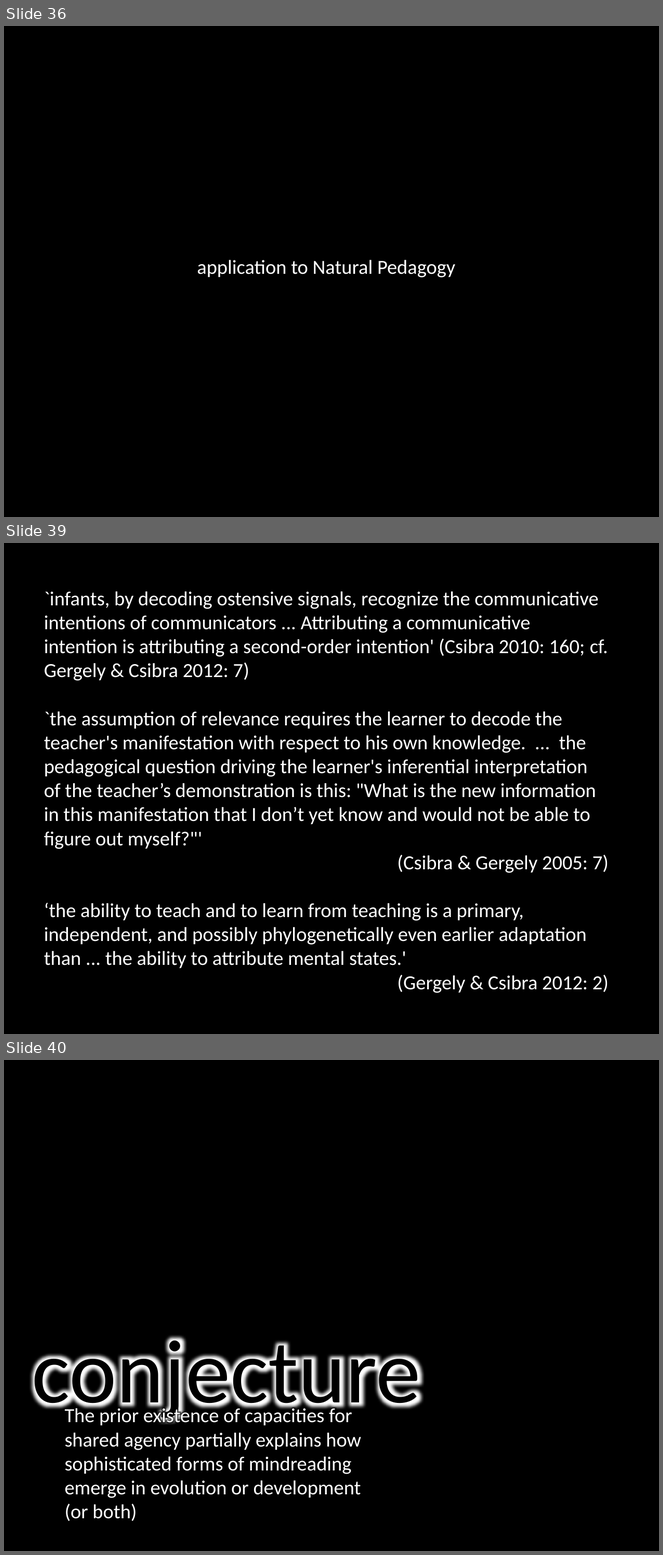
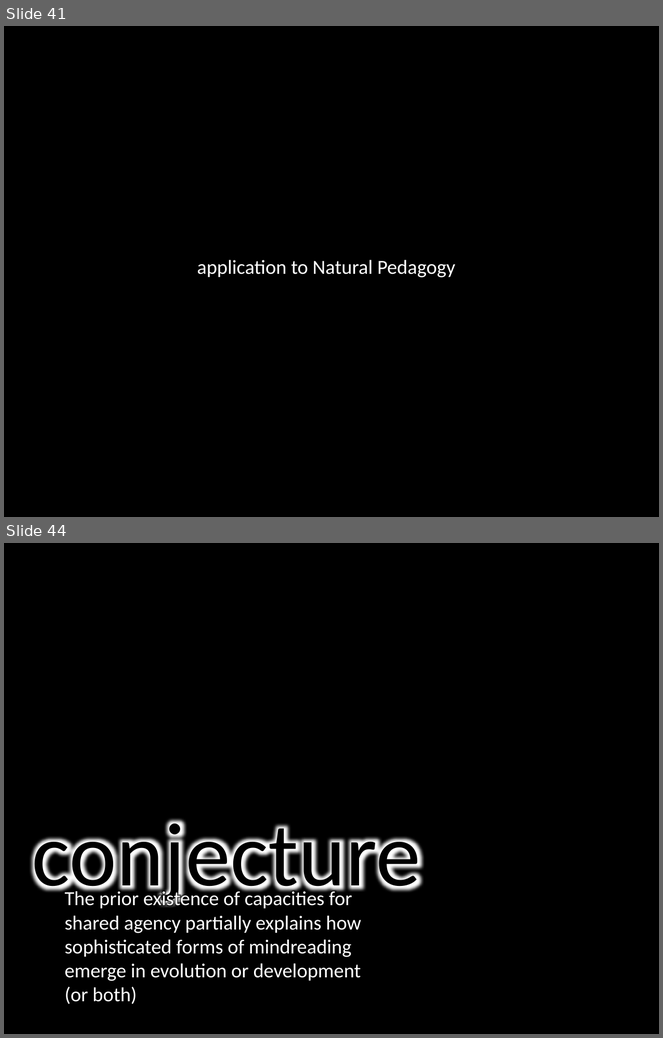
Before and after one commit to butterfill/lecture_mindreading_joint_action_philosophical_tools, a slide deck: lecture09 interacting mindreaders/lecture09 interacting mindreaders.pptx. Shown one above the other, each under a label of ours: slides 36, 39 and 40 before the commit, slides 41 and 44 after it; the slides between them are not shown. The pictures are 663x1555 and 663x1038 pixels, drawn with LibreOffice and Linux fonts; fonts in the diff are those of the drawing. Boxes give left, top, right and bottom in pixels: in the first picture for what was removed or moved away, otherwise in the second. Text is boxed around its words. In the diff, an @@ line names an element or a change of style, - is before the commit and + after.

```diff
--- a/lecture09 interacting mindreaders/lecture09 interacting mindreaders.pptx
+++ b/lecture09 interacting mindreaders/lecture09 interacting mindreaders.pptx
@@ slide 39 removed at [4, 543, 659, 1034], background #000000 @@
@@ text removed at [44, 591, 609, 993] @@
-`infants, by decoding ostensive signals, recognize the communicative intentions of communicators ... Attributing a communicative intention is attributing a second-order intention' (Csibra 2010: 160; cf. Gergely & Csibra 2012: 7)
-`the assumption of relevance requires the learner to decode the teacher's manifestation with respect to his own knowledge. ... the pedagogical question driving the learner's inferential interpretation of the teacher’s demonstration is this: "What is the new information in this manifestation that I don’t yet know and would not be able to figure out myself?"'
-(Csibra & Gergely 2005: 7)
-‘the ability to teach and to learn from teaching is a primary, independent, and possibly phylogenetically even earlier adaptation than ... the ability to attribute mental states.'
-(Gergely & Csibra 2012: 2)
@@ what was slide 36 is now slide 41 @@
@@ what was slide 40 is now slide 44 @@
```
Also in this commit, not shown: 3 slides changed, 5 slides added.
